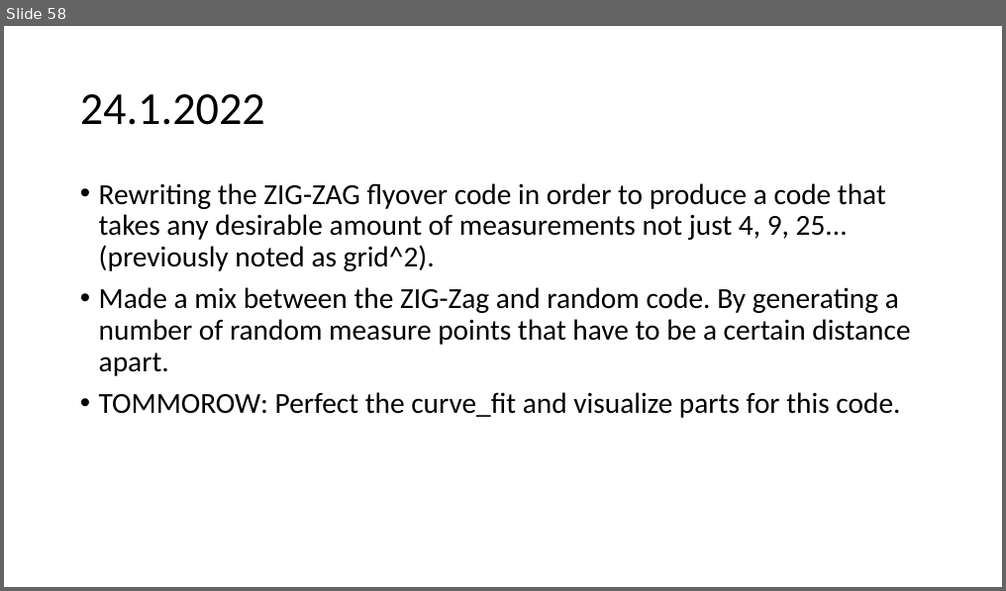
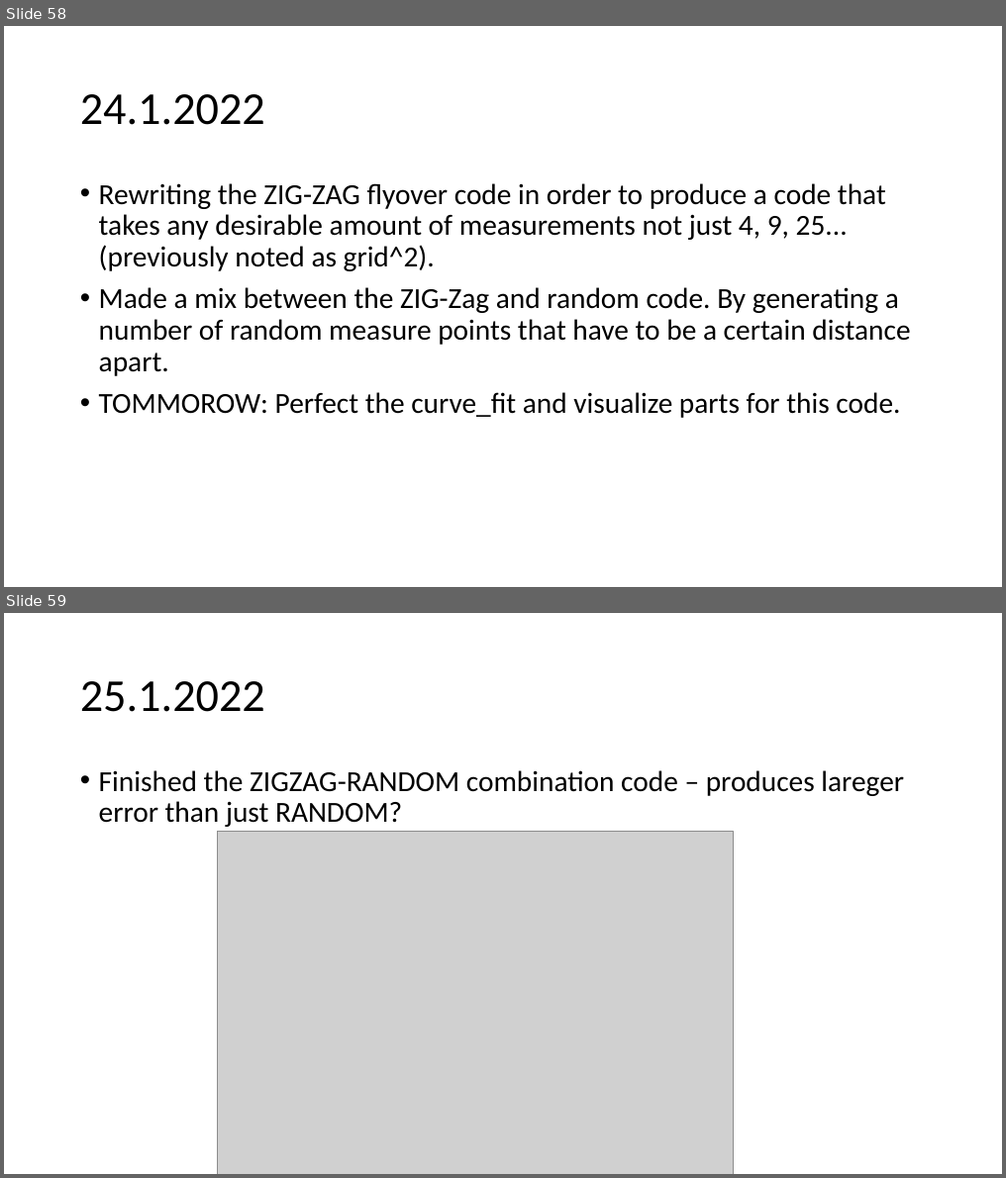
Before and after one commit to urhtrinko/DroneRadioactivity_student_job, a slide deck: reports/work_diary.pptx. Shown one above the other, each under a label of ours: slide 58 before the commit, slides 58 and 59 after it. The pictures are 1006x591 and 1006x1178 pixels, drawn with LibreOffice and Linux fonts; fonts in the diff are those of the drawing; grey boxes stand for pictures. Boxes give left, top, right and bottom in pixels: in the first picture for what was removed or moved away, otherwise in the second. Text is boxed around its words. In the diff, an @@ line names an element or a change of style, - is before the commit and + after.

```diff
--- a/reports/work_diary.pptx
+++ b/reports/work_diary.pptx
@@ slide 59 added at (x1=4, y1=613, x2=1002, y2=1174), background #FFFFFF @@
@@ title added at (x1=80, y1=681, x2=265, y2=712), 44 pt, text #000000 @@
+25.1.2022
@@ text added at (x1=99, y1=770, x2=904, y2=827), 28 pt, text #000000 @@
+• Finished the ZIGZAG-RANDOM combination code – produces lareger error than just RANDOM?
@@ picture added at (x1=218, y1=832, x2=733, y2=1174) @@
```
